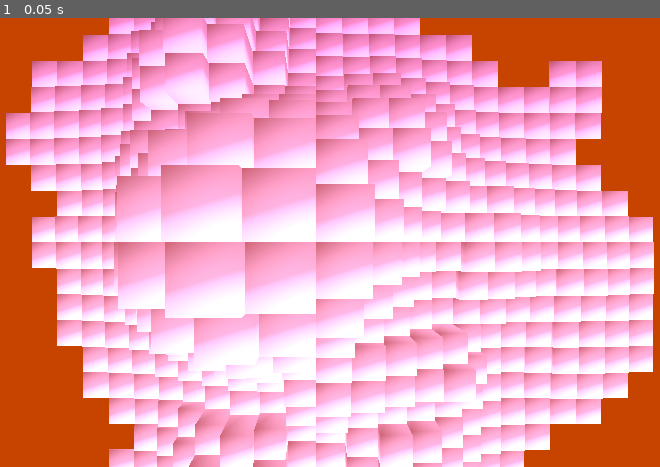
Above: before the commit, frame 1.
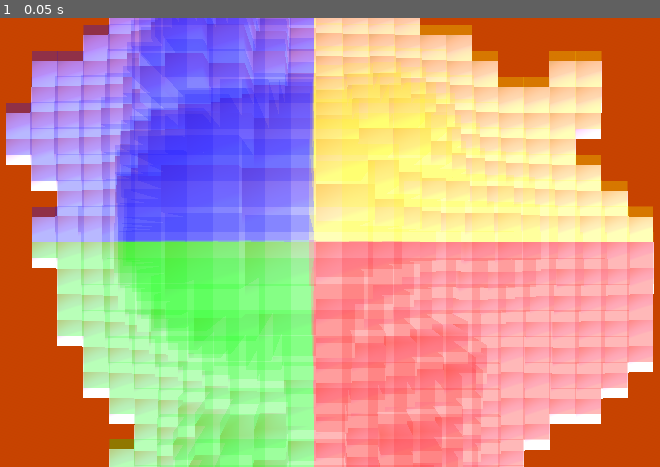
Above: after the commit, the same moment.

Repository: albusdemens/mangrove
Game: Godot game, scene res://scene_2.tscn
The game is run twice, just before and just after one commit, with the same random seed, the same clock (stepped at 60 frames per second) and the same inputs.
Inputs:
- Up to frame 1 (0.05 s): no input

The runs differ from the first frame. In frame 1, 81% of the frame differs, in the area x 0-100%, y 0-100%.

Commit message:
<add>:: shader to split the mountain in four quadrants

Diff:
--- a/scenes/scene2/scene_2.tscn
+++ b/scenes/scene2/scene_2.tscn
@@ -1,11 +1,63 @@
-[gd_scene load_steps=6 format=3 uid="uid://c8e6c3t2yj84p"]
+[gd_scene load_steps=10 format=3 uid="uid://c8e6c3t2yj84p"]
 
 [ext_resource type="ArrayMesh" uid="uid://d1vs8udvi0obh" path="res://models/godot_mountain.obj" id="2_ogt5y"]
 [ext_resource type="Shader" uid="uid://babp71s1wsreb" path="res://shaders/scene_2.gdshader" id="2_oq54p"]
+[ext_resource type="Script" uid="uid://b1mhbl4fwl2g7" path="res://scripts/MountainQuadrants.gd" id="3_oq54p"]
+
+[sub_resource type="GDScript" id="GDScript_ogt5y"]
+script/source = "extends Node3D
+
+func _ready():
+	var mountain = $Mountain  # Adjust to match your node path
+
+	# Create a new shader material
+	var material = ShaderMaterial.new()
+	var shader = Shader.new()
+
+	# Define shader with origin adjustment
+	shader.code = \"\"\"
+shader_type spatial;
+
+void fragment() {
+	// Get vertex position relative to model center
+	vec3 pos = VERTEX;
+
+	// Create quadrants with very clear colors
+	if (pos.x < 0.0 && pos.z < 0.0) {
+		ALBEDO = vec3(1.0, 0.0, 0.0); // Pure red
+	} else if (pos.x >= 0.0 && pos.z < 0.0) {
+		ALBEDO = vec3(0.0, 1.0, 0.0); // Pure green
+	} else if (pos.x < 0.0 && pos.z >= 0.0) {
+		ALBEDO = vec3(0.0, 0.0, 1.0); // Pure blue
+	} else {
+		ALBEDO = vec3(1.0, 1.0, 0.0); // Yellow
+	}
+}
+\"\"\"
+
+	# Assign shader to material
+	material.shader = shader
+
+	# Apply material to mountain mesh
+	mountain.material_override = material
+
+	# Debug message
+	print(\"Applied quadrant shader with pure colors\")
+"
+
+[sub_resource type="ProceduralSkyMaterial" id="ProceduralSkyMaterial_ogt5y"]
+sky_top_color = Color(1, 0.960784, 0.619608, 1)
+sky_horizon_color = Color(1, 0.980392, 0.803922, 1)
+ground_bottom_color = Color(0.780392, 0.262745, 0, 1)
+ground_horizon_color = Color(0.780392, 0.262745, 0, 1)
+
+[sub_resource type="Sky" id="Sky_oq54p"]
+sky_material = SubResource("ProceduralSkyMaterial_ogt5y")
 
 [sub_resource type="Environment" id="Environment_8dwar"]
-background_mode = 1
+background_mode = 2
 background_color = Color(0.780392, 0.262745, 0, 1)
+sky = SubResource("Sky_oq54p")
 
 [sub_resource type="StandardMaterial3D" id="StandardMaterial3D_3r24c"]
 shading_mode = 2
@@ -24,6 +76,7 @@
 shader_parameter/contour_thickness = 0.005
 
 [node name="Scene2" type="Node3D"]
+script = SubResource("GDScript_ogt5y")
 
 [node name="WorldEnvironment" type="WorldEnvironment" parent="."]
 environment = SubResource("Environment_8dwar")
@@ -50,3 +103,4 @@
 material_overlay = SubResource("ShaderMaterial_c5w0c")
 mesh = ExtResource("2_ogt5y")
 skeleton = NodePath("")
+script = ExtResource("3_oq54p")
--- /dev/null
+++ b/scenes/scene2/scripts/MountainBands.gd
@@ -0,0 +1,68 @@
+extends Node3D  # For Godot 4
+
+@export_range(0.01, 0.5) var band_width: float = 0.05
+@export var band_color: Color = Color(1.0, 0.0, 0.0)
+@export var q1_color: Color = Color(0.8, 0.2, 0.2)  # Bottom-left
+@export var q2_color: Color = Color(0.2, 0.8, 0.2)  # Bottom-right
+@export var q3_color: Color = Color(0.2, 0.2, 0.8)  # Top-left
+@export var q4_color: Color = Color(0.8, 0.8, 0.2)  # Top-right
+
+func _ready():
+	var mountain = $Mountain  # Adjust to match your node path
+	apply_quadrant_material(mountain)
+
+func apply_quadrant_material(mesh_instance):
+	# Create a new shader material
+	var material = ShaderMaterial.new()
+	var shader = Shader.new()
+
+	# Define the shader code
+	shader.code = """
+	shader_type spatial;
+
+	uniform float band_width : hint_range(0.01, 0.5);
+	uniform vec4 band_color : hint_color;
+	uniform vec4 q1_color : hint_color;
+	uniform vec4 q2_color : hint_color;
+	uniform vec4 q3_color : hint_color;
+	uniform vec4 q4_color : hint_color;
+
+	void fragment() {
+		// Use UV coordinates if available
+		vec2 uv = UV;
+
+		// Calculate distance from the center bands (horizontal and vertical)
+		float dist_x = abs(uv.x - 0.5);
+		float dist_y = abs(uv.y - 0.5);
+
+		// If within band width, use band color
+		if (dist_x < band_width || dist_y < band_width) {
+			ALBEDO = band_color.rgb;
+		} else {
+			// Otherwise use quadrant colors
+			if (uv.x < 0.5 && uv.y < 0.5) {
+				ALBEDO = q1_color.rgb; // Bottom-left
+			} else if (uv.x >= 0.5 && uv.y < 0.5) {
+				ALBEDO = q2_color.rgb; // Bottom-right
+			} else if (uv.x < 0.5 && uv.y >= 0.5) {
+				ALBEDO = q3_color.rgb; // Top-left
+			} else {
+				ALBEDO = q4_color.rgb; // Top-right
+			}
+		}
+	}
+	"""
+
+	# Assign shader to material
+	material.shader = shader
+
+	# Set the material parameters
+	material.set_shader_param("band_width", band_width)
+	material.set_shader_param("band_color", band_color)
+	material.set_shader_param("q1_color", q1_color)
+	material.set_shader_param("q2_color", q2_color)
+	material.set_shader_param("q3_color", q3_color)
+	material.set_shader_param("q4_color", q4_color)
+
+	# Apply material to mesh
+	mesh_instance.material_override = material
--- /dev/null
+++ b/scenes/scene2/scripts/MountainQuadrants.gd
@@ -0,0 +1,166 @@
+@tool # Add this to make the script run in editor
+extends MeshInstance3D
+
+@export var band1_normal: Vector3 = Vector3(1, 0, 0).normalized()
+@export var band2_normal: Vector3 = Vector3(0, 0, 1).normalized()
+@export var overlay_opacity: float = 0.15 # Adjust transparency level
+@export var update_overlay: bool = false: set = _update_overlay # Button to update in editor
+
+var highest_point: Vector3 = Vector3(0, 0, 0)
+var original_material = null
+var overlay: MeshInstance3D = null
+
+func _update_overlay(_value):
+	update_overlay = false # Reset the button
+	if Engine.is_editor_hint():
+		# Remove existing overlay if any
+		if overlay and overlay.is_inside_tree():
+			overlay.queue_free()
+			await get_tree().process_frame
+		# Create new overlay
+		calculate_highest_point()
+		create_quadrant_overlay()
+
+func _ready():
+	if not Engine.is_editor_hint():
+		# Only do this at runtime, not in editor
+		calculate_highest_point()
+		create_quadrant_overlay()
+
+func calculate_highest_point():
+	# Store the original material
+	if material_override:
+		original_material = material_override
+
+	# Find the highest point of the mesh in world space
+	var mesh_data = get_mesh()
+	if mesh_data:
+		var highest_y = -INF
+		var vertices: PackedVector3Array = PackedVector3Array()
+
+		if mesh_data is ArrayMesh:
+			var surface_count = mesh_data.get_surface_count()
+			for i in range(surface_count):
+				var arrays = mesh_data.surface_get_arrays(i)
+				if arrays.size() > 0 and arrays[Mesh.ARRAY_VERTEX] is PackedVector3Array:
+					if vertices.is_empty():
+						vertices = arrays[Mesh.ARRAY_VERTEX]
+					else:
+						vertices.append_array(arrays[Mesh.ARRAY_VERTEX])
+		elif mesh_data is PrimitiveMesh:
+			var arr_mesh = ArrayMesh.new()
+			arr_mesh.add_surface_from_arrays(Mesh.PRIMITIVE_TRIANGLES, mesh_data.get_mesh_arrays())
+			var arrays = arr_mesh.surface_get_arrays(0)
+			if arrays.size() > 0:
+				vertices = arrays[Mesh.ARRAY_VERTEX]
+		else:
+			printerr("Error: Unsupported mesh type.")
+			return
+
+		if not vertices.is_empty():
+			for vertex in vertices:
+				var world_pos = global_transform * vertex
+				if world_pos.y > highest_y:
+					highest_y = world_pos.y
+					highest_point = world_pos
+
+			print("Highest point found at: ", highest_point)
+		else:
+			print("No vertices found in mesh")
+
+func create_quadrant_overlay():
+	# Create a duplicate of the mesh to use as an overlay
+	overlay = MeshInstance3D.new()
+	overlay.mesh = mesh.duplicate()
+	overlay.name = "QuadrantOverlay"
+
+	# Create the overlay shader material
+	var shader_mat = ShaderMaterial.new()
+	var shader = Shader.new()
+
+	# Shader for transparent quadrant colors
+	shader.code = """
+shader_type spatial;
+render_mode blend_mix, depth_test_disabled, unshaded;
+
+uniform vec3 highest_point = vec3(0.0, 0.0, 0.0);
+uniform vec3 band1_normal = vec3(1.0, 0.0, 0.0);
+uniform vec3 band2_normal = vec3(0.0, 0.0, 1.0);
+uniform float opacity = 0.3;
+
+void fragment() {
+	// Get world position
+	vec3 world_pos = (MODEL_MATRIX * vec4(VERTEX, 1.0)).xyz;
+
+	// Calculate direction vectors
+	vec3 dir_to_highest = world_pos - highest_point;
+
+	// Calculate distance from planes
+	float dist1 = dot(dir_to_highest, band1_normal);
+	float dist2 = dot(dir_to_highest, band2_normal);
+
+	// Assign colors based on quadrant with transparency
+	vec4 color = vec4(0.5, 0.5, 0.5, 0.0); // Default transparent
+
+	if (dist1 > 0.0 && dist2 > 0.0) {
+		color = vec4(1.0, 0.0, 0.0, opacity); // Quadrant 1: Red
+	} else if (dist1 < 0.0 && dist2 > 0.0) {
+		color = vec4(0.0, 1.0, 0.0, opacity); // Quadrant 2: Green
+	} else if (dist1 < 0.0 && dist2 < 0.0) {
+		color = vec4(0.0, 0.0, 1.0, opacity); // Quadrant 3: Blue
+	} else if (dist1 > 0.0 && dist2 < 0.0) {
+		color = vec4(1.0, 1.0, 0.0, opacity); // Quadrant 4: Yellow
+	}
+
+	ALBEDO = color.rgb;
+	ALPHA = color.a;
+}
+"""
+
+	shader_mat.shader = shader
+	shader_mat.set_shader_parameter("highest_point", highest_point)
+	shader_mat.set_shader_parameter("band1_normal", band1_normal)
+	shader_mat.set_shader_parameter("band2_normal", band2_normal)
+	shader_mat.set_shader_parameter("opacity", overlay_opacity)
+
+	# Apply the material to the overlay
+	overlay.material_override = shader_mat
+
+	# Position the overlay slightly above the mountain to prevent z-fighting
+	overlay.position = Vector3(0, 0.01, 0) # Small offset to prevent z-fighting
+
+	# Add the overlay as a child
+	add_child(overlay)
+
+	# Make sure the overlay is properly set up in the scene tree
+	overlay.owner = get_tree().edited_scene_root if Engine.is_editor_hint() else owner
+
+	print("Added quadrant overlay with transparency")
+
+func get_player_quadrant(player_position: Vector3) -> int:
+	# Transform player position to the mountain's local space
+	var local_player_pos = global_transform.inverse() * player_position
+	var local_highest_point = global_transform.inverse() * highest_point
+	var local_band1_normal = global_transform.basis.inverse() * band1_normal
+	var local_band2_normal = global_transform.basis.inverse() * band2_normal
+
+	var dist1 = local_player_pos.dot(local_band1_normal) - local_highest_point.dot(local_band1_normal)
+	var dist2 = local_player_pos.dot(local_band2_normal) - local_highest_point.dot(local_band2_normal)
+
+	if dist1 > 0.0 && dist2 > 0.0:
+		return 1
+	elif dist1 < 0.0 && dist2 > 0.0:
+		return 2
+	elif dist1 < 0.0 && dist2 < 0.0:
+		return 3
+	elif dist1 > 0.0 && dist2 < 0.0:
+		return 4
+	return 0 # Or some default value if needed
+
+func _process(_delta):
+	if not Engine.is_editor_hint(): # Only run this at runtime
+		var player = get_tree().get_first_node_in_group("players")
+		if player:
+			var _player_quadrant = get_player_quadrant(player.global_position)
+			# Uncomment to debug:
+			# print("Player is in quadrant:", _player_quadrant)
--- /dev/null
+++ b/scenes/scene2/shaders/mountain_shader.gdshader
@@ -0,0 +1,43 @@
+shader_type spatial;
+
+uniform vec3 highest_point;
+uniform vec3 band1_normal;
+uniform float band1_width = 0.1; // Adjust as needed
+uniform vec3 band2_normal;
+uniform float band2_width = 0.1; // Adjust as needed
+uniform vec3 band_color: source_color = vec3(1.0, 1.0, 0.0); // Yellow
+uniform vec3 quadrant1_color: source_color = vec3(0.8, 0.2, 0.2); // Reddish
+uniform vec3 quadrant2_color: source_color = vec3(0.2, 0.8, 0.2); // Greenish
+uniform vec3 quadrant3_color: source_color = vec3(0.2, 0.2, 0.8); // Blueish
+uniform vec3 quadrant4_color: source_color = vec3(0.8, 0.8, 0.2); // Yellowish
+uniform sampler2D texture_albedo: source_color; // Declare the albedo texture
+
+void fragment() {
+    // Get the world-space position of the current fragment
+    vec3 world_position = (MODEL_MATRIX * vec4(VERTEX, 1.0)).xyz;
+
+    // Calculate signed distances to the band planes
+    float dist1 = dot(world_position - highest_point, band1_normal);
+    float dist2 = dot(world_position - highest_point, band2_normal);
+
+    // Determine which band the fragment belongs to
+    float band1_factor = step(abs(dist1), band1_width);
+    float band2_factor = step(abs(dist2), band2_width);
+
+    // Determine the quadrant based on the signs of the distances
+    vec3 albedo;
+    if (dist1 > 0.0 && dist2 > 0.0) {
+        albedo = quadrant1_color;
+    } else if (dist1 < 0.0 && dist2 > 0.0) {
+        albedo = quadrant2_color;
+    } else if (dist1 < 0.0 && dist2 < 0.0) {
+        albedo = quadrant3_color;
+    } else if (dist1 > 0.0 && dist2 < 0.0) {
+        albedo = quadrant4_color;
+    } else {
+        albedo = texture(texture_albedo, UV).rgb; // Sample the albedo texture
+    }
+
+    // Apply the band color over the quadrant color
+    ALBEDO = mix(albedo, band_color, max(band1_factor, band2_factor));
+}
Not shown, added: scenes/scene2/scripts/MountainBands.gd.uid
Not shown, added: scenes/scene2/scripts/MountainQuadrants.gd.uid
Not shown, added: scenes/scene2/shaders/mountain_shader.gdshader.uid
